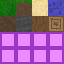
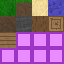
Before/after of a 64×64 layered artwork. What changed in the layer stack:
painted on "Background" over [0, 16, 57, 48]
